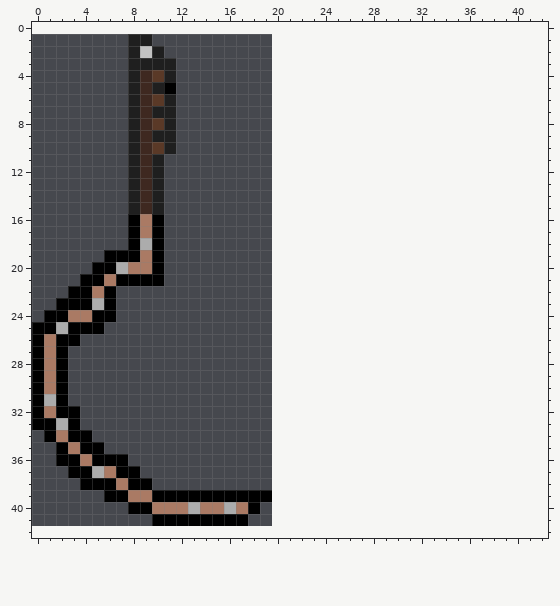
Two versions of one pixel-art sprite, Lille Pjerre och Den Stora Revolutionen/Assets/Himmagjorda Texturer/Sickle.png. This is how it looked before the edit.
The file is 20x41 pixels. The old version is drawn lined up with the new one, on the new canvas.
And afterwards:
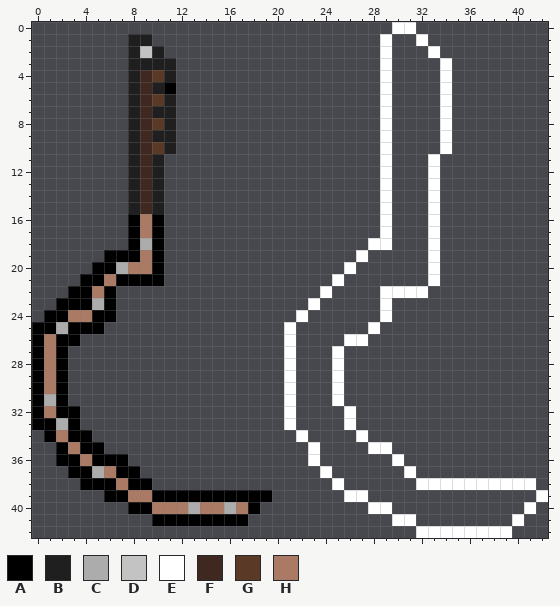
Palette (. is transparent): A #000000  B #1f1f1f  C #acacac  D #c3c3c3  E #ffffff  F #3e2820  G #5a3927  H #aa7a64
Diff:
canvas 20x41 -> 43x43, the old top-left corner now at 0,1
y 0: x 30..31 .. -> EE
y 1: x 29 . -> E; x 32 . -> E
y 2: x 29 . -> E; x 33 . -> E
y 3..10: x 29 . -> E; x 34 . -> E
y 11..17: x 29 . -> E; x 33 . -> E
y 18: x 28..29 .. -> EE; x 33 . -> E
y 19: x 27 . -> E; x 33 . -> E
y 20: x 26 . -> E; x 33 . -> E
y 21: x 25 . -> E; x 33 . -> E
y 22: x 24 . -> E; x 29..32 .... -> EEEE
y 23: x 23 . -> E; x 29 . -> E
y 24: x 22 . -> E; x 29 . -> E
y 25: x 21 . -> E; x 28 . -> E
y 26: x 21 . -> E; x 26..27 .. -> EE
y 27..31: x 21 . -> E; x 25 . -> E
y 32..33: x 21 . -> E; x 26 . -> E
y 34: x 22 . -> E; x 27 . -> E
y 35: x 23 . -> E; x 28..29 .. -> EE
y 36: x 23 . -> E; x 30 . -> E
y 37: x 24 . -> E; x 31 . -> E
y 38: x 25 . -> E; x 32..41 .......... -> EEEEEEEEEE
y 39: x 26..27 .. -> EE; x 42 . -> E
y 40: x 28..29 .. -> EE; x 41 . -> E
y 41: x 30..31 .. -> EE; x 40 . -> E
y 42: x 32..39 ........ -> EEEEEEEE
